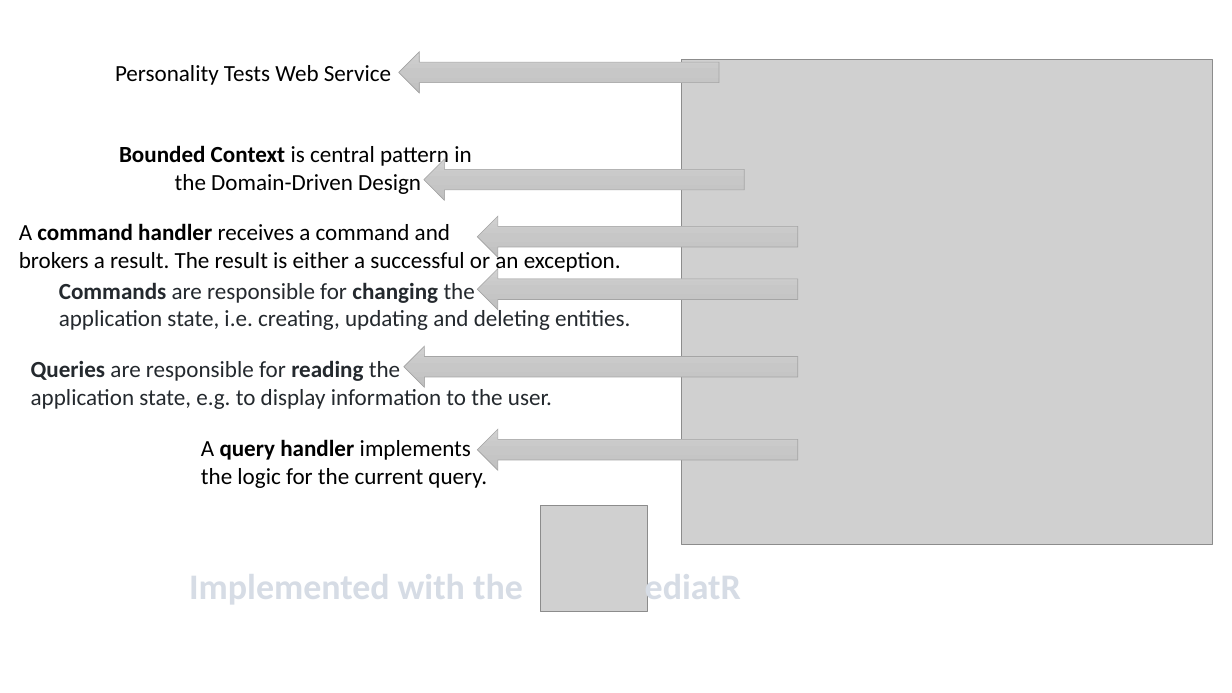
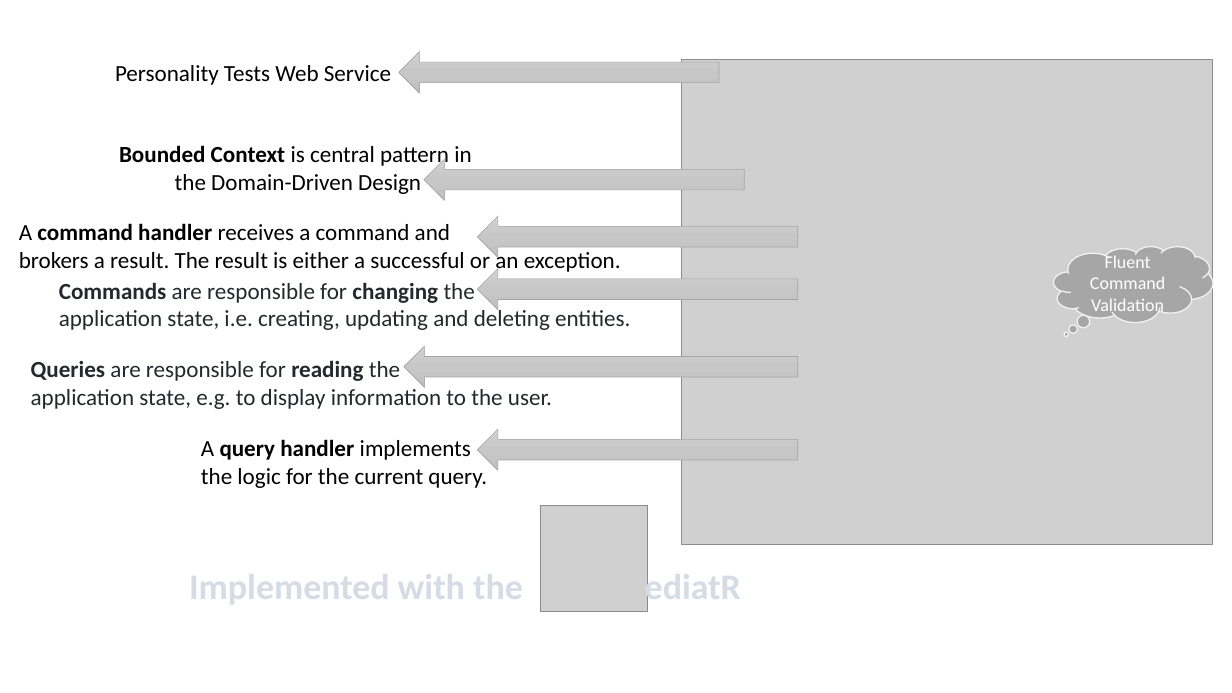
Before and after one commit to rossburnette/AspReactDddCqrsEventSourcingHateoas, a slide deck: slide 5 of resources/architecture.pptx. Drawn at 1232x693 pixels with LibreOffice and Linux fonts; fonts in the diff are those of the drawing; grey boxes stand for pictures. Boxes give left, top, right and bottom in pixels: in the first picture for what was removed or moved away, otherwise in the second. Text is boxed around its words. In the diff, an @@ line names an element or a change of style, - is before the commit and + after.

```diff
--- a/resources/architecture.pptx
+++ b/resources/architecture.pptx
@@ thought cloud added at [1054,247,1214,323], fill #A6A6A6, outline #F2F2F2 1 pt, 14 pt, text #FFFFFF @@
+Fluent Command Validation
```
Also in this commit, not shown: 1 other slide changed, 2 other files.
